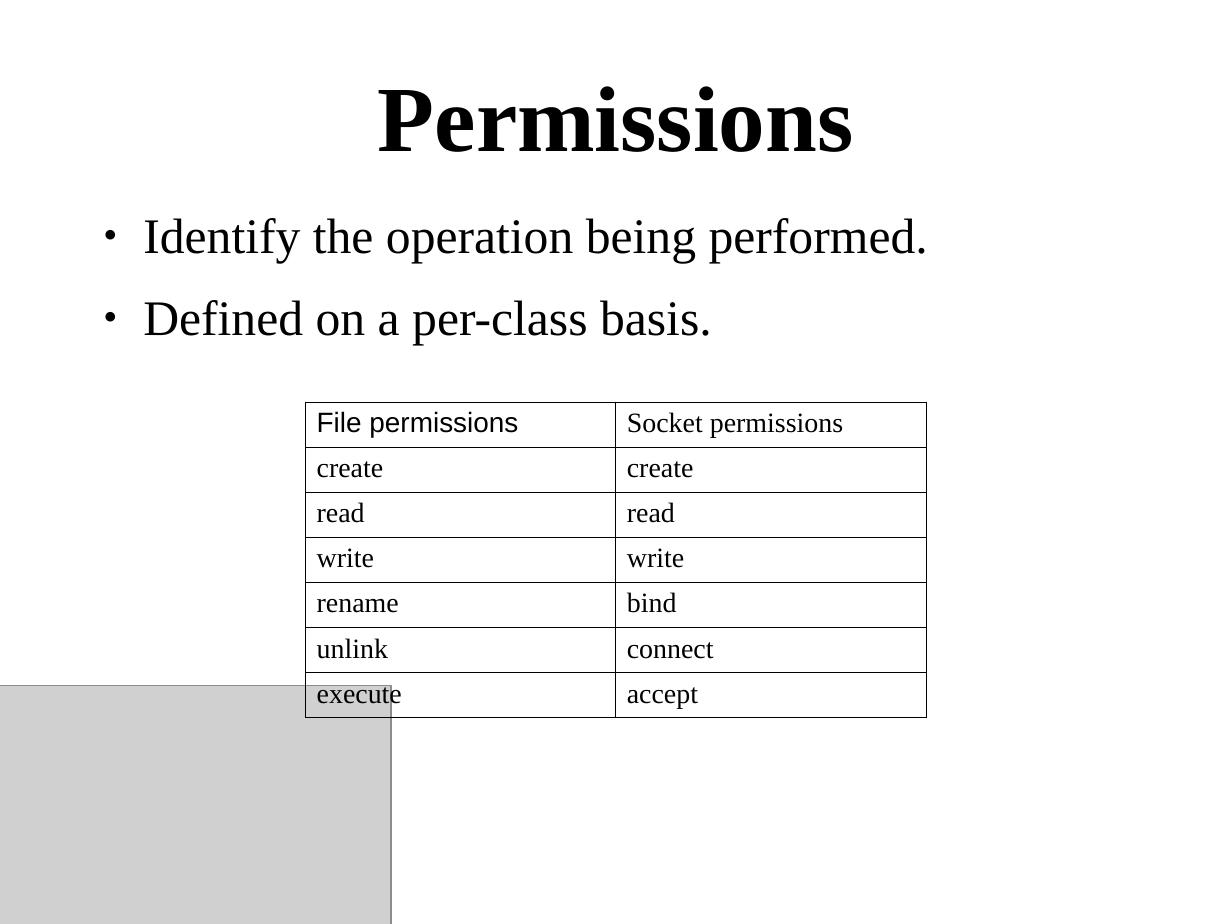
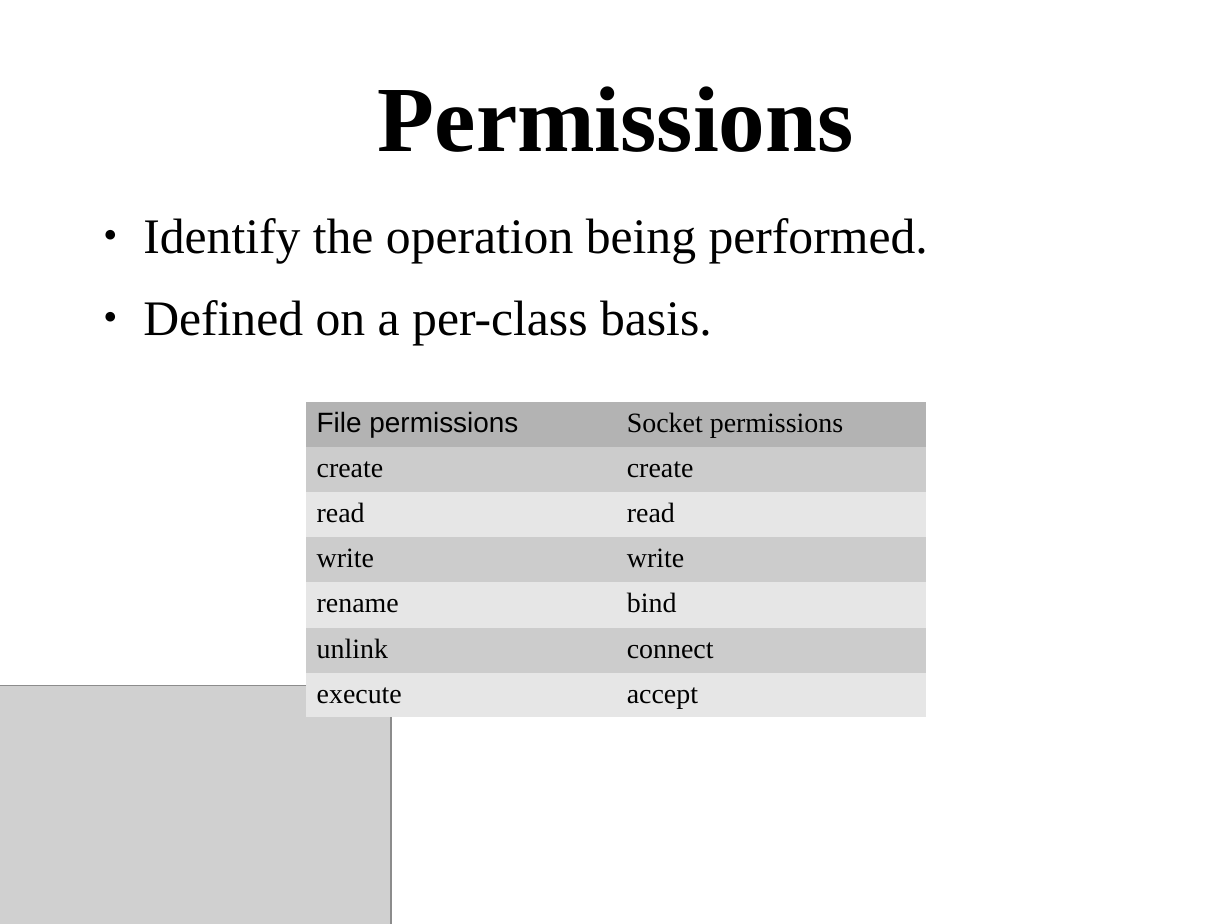
Before and after one commit to dpquigl/demystifying-selinux, a slide deck: slide 26 of demystifying-selinux-part2/demystifying_selinux_part2.odp. Drawn at 1232x924 pixels with LibreOffice and Linux fonts; fonts in the diff are those of the drawing; grey boxes stand for pictures. Boxes give left, top, right and bottom in pixels: in the first picture for what was removed or moved away, otherwise in the second. Text is boxed around its words. In the diff, an @@ line names an element or a change of style, - is before the commit and + after.

```diff
--- a/demystifying-selinux-part2/demystifying_selinux_part2.odp
+++ b/demystifying-selinux-part2/demystifying_selinux_part2.odp
@@ table at [306,402,928,718] @@
@@ fill none to #B3B3B3 in row 1 @@
@@ fill none to #CCCCCC in 6 cells @@
@@ fill none to #E6E6E6 in 6 cells @@
@@ borders changed @@
```
Also in this commit, not shown: 6 other slides changed, 2 other files.
